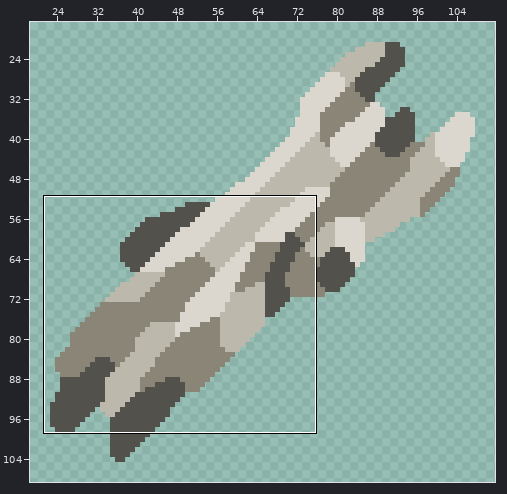
Sprite sheet, stored at assets/sprites/blocks/props/driftwood1.png. The picture above shows the old version from afar; the outline marks the close-up.
Close-up. Before the edit:
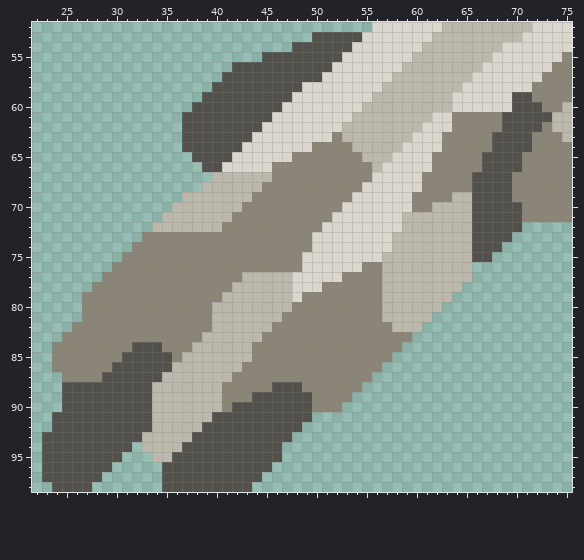
The file is 128x128 pixels. Shown: x 22..75, y 52..98. The wide view leaves out empty margins.
After:
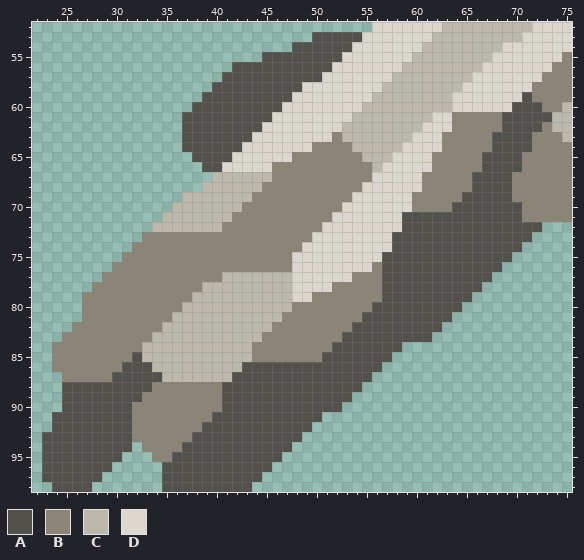
Palette (. is transparent): A #52514c  B #8b8577  C #bdb8ac  D #dbd7cf
Changes in this commit:
@@ x 68..72 @@
 58 DDDDB
-59 DDAAB
+59 DDDAB
 60 DDAAA
@@ x 22..75 @@
 68 .................CCCCCCBBBBBBBBBBDDDDDDBBBBBAAAABBBBBB
-69 ...............CCCCCCCBBBBBBBBBBDDDDDDBBBBCCAAAABBBBBB
-70 ..............CCCCCCCBBBBBBBBBBDDDDDDDBBCCCCAAAAABBBBB
-71 .............CCCCCCCBBBBBBBBBBDDDDDDDCCCCCCCAAAAABBBBB
-72 ............CCCCCCCBBBBBBBBBBDDDDDDDDCCCCCCCAAAAA.....
-73 ...........BBBBBBBBBBBBBBBBBDDDDDDDDCCCCCCCCAAAA......
-74 ..........BBBBBBBBBBBBBBBBBBDDDDDDDDCCCCCCCCAAA.......
-75 .........BBBBBBBBBBBBBBBBBBDDDDDDDDCCCCCCCCCAA........
-76 ........BBBBBBBBBBBBBBBBBBBDDDDDDBBCCCCCCCCC..........
-77 .......BBBBBBBBBBBBBBCCCCCDDDDDBBBBCCCCCCCCC..........
-78 ......BBBBBBBBBBBBBBCCCCCCDDDBBBBBBCCCCCCCC...........
-79 .....BBBBBBBBBBBBBBCCCCCCCDBBBBBBBBCCCCCCC............
-80 .....BBBBBBBBBBBBBCCCCCCCCBBBBBBBBBCCCCCC.............
-81 .....BBBBBBBBBBBBBCCCCCCCBBBBBBBBBBCCCCC..............
-82 ....BBBBBBBBBBBBBBCCCCCCBBBBBBBBBBBBCCC...............
-83 ...BBBBBBBBBBBBBBCCCCCCBBBBBBBBBBBBBBB................
-84 ..BBBBBBBBAAABBBCCCCCCBBBBBBBBBBBBBBB.................
-85 ..BBBBBBBAAAAABCCCCCCCBBBBBBBBBBBBBB..................
-86 ..BBBBBBAAAAAACCCCCCCBBBBBBBBBBBBBB...................
-87 ...BBBBAAAAAACCCCCCCBBBBBBBBBBBBBB....................
-88 ...AAAAAAAAACCCCCCCBBBBBAAABBBBBB.....................
-89 ...AAAAAAAAACCCCCCCBBBAAAAAABBBB......................
-90 ...AAAAAAAAACCCCCCCBAAAAAAAABBB.......................
-91 ..AAAAAAAAAACCCCCCAAAAAAAAAA..........................
-92 ..AAAAAAAAAACCCCCAAAAAAAAAA...........................
-93 .AAAAAAAAAACCCCCAAAAAAAAAA............................
-94 .AAAAAAAAA.CCCCAAAAAAAAAA.............................
-95 .AAAAAAAA...CCAAAAAAAAAAA.............................
+69 ...............CCCCCCCBBBBBBBBBBDDDDDDBBBBBAAAAABBBBBB
+70 ..............CCCCCCCBBBBBBBBBBDDDDDDDBBBBAAAAAAABBBBB
+71 .............CCCCCCCBBBBBBBBBBDDDDDDDAAAAAAAAAAAABBBBB
+72 ............CCCCCCCBBBBBBBBBBDDDDDDDDAAAAAAAAAAAAAA...
+73 ...........BBBBBBBBBBBBBBBBBDDDDDDDDAAAAAAAAAAAAAA....
+74 ..........BBBBBBBBBBBBBBBBBDDDDDDDDDAAAAAAAAAAAAA.....
+75 .........BBBBBBBBBBBBBBBBBDDDDDDDDDAAAAAAAAAAAAA......
+76 ........BBBBBBBBBBBBBBBBBBDDDDDDDDBAAAAAAAAAAAA.......
+77 .......BBBBBBBBBBBBCCCCCCCDDDDDDBBBAAAAAAAAAAA........
+78 ......BBBBBBBBBBBCCCCCCCCCDDDDBBBBBAAAAAAAAAA.........
+79 .....BBBBBBBBBBBCCCCCCCCCCDDBBBBBBBAAAAAAAAA..........
+80 .....BBBBBBBBBBCCCCCCCCCCCBBBBBBBBAAAAAAAAA...........
+81 .....BBBBBBBBBCCCCCCCCCCCBBBBBBBBAAAAAAAAA............
+82 ....BBBBBBBBBCCCCCCCCCCCBBBBBBBBAAAAAAAAA.............
+83 ...BBBBBBBBBCCCCCCCCCCCBBBBBBBBAAAAAAAAA..............
+84 ..BBBBBBBBBCCCCCCCCCCCBBBBBBBBAAAAAAA.................
+85 ..BBBBBBBBACCCCCCCCCCCBBBBBBBAAAAAAA..................
+86 ..BBBBBBBAAACCCCCCCCCAAAAAAAAAAAAAA...................
+87 ...BBBBBAAAAACCCCCCCAAAAAAAAAAAAAA....................
+88 ...AAAAAAAAABBBBBBBAAAAAAAAAAAAAA.....................
+89 ...AAAAAAAABBBBBBBBAAAAAAAAAAAAA......................
+90 ...AAAAAAABBBBBBBBBAAAAAAAAAAAA.......................
+91 ..AAAAAAAABBBBBBBBAAAAAAAAAAA.........................
+92 ..AAAAAAAABBBBBBBAAAAAAAAAAA..........................
+93 .AAAAAAAAABBBBBBAAAAAAAAAAA...........................
+94 .AAAAAAAAA.BBBBAAAAAAAAAAA............................
+95 .AAAAAAAA...BBAAAAAAAAAAA.............................
 96 .AAAAAAA.....AAAAAAAAAAA..............................
Boxes around the changes in both close-ups, in picture pixels (x1, y1, x2, y2):
changed: (512, 92, 522, 102)
changed: (102, 192, 542, 462)
